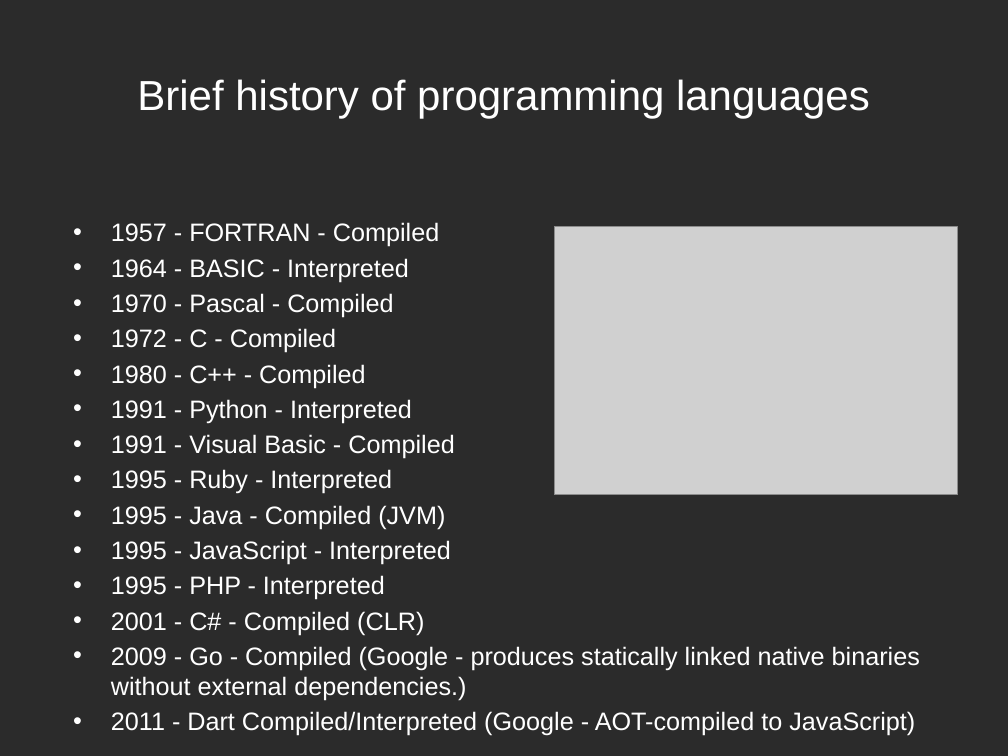
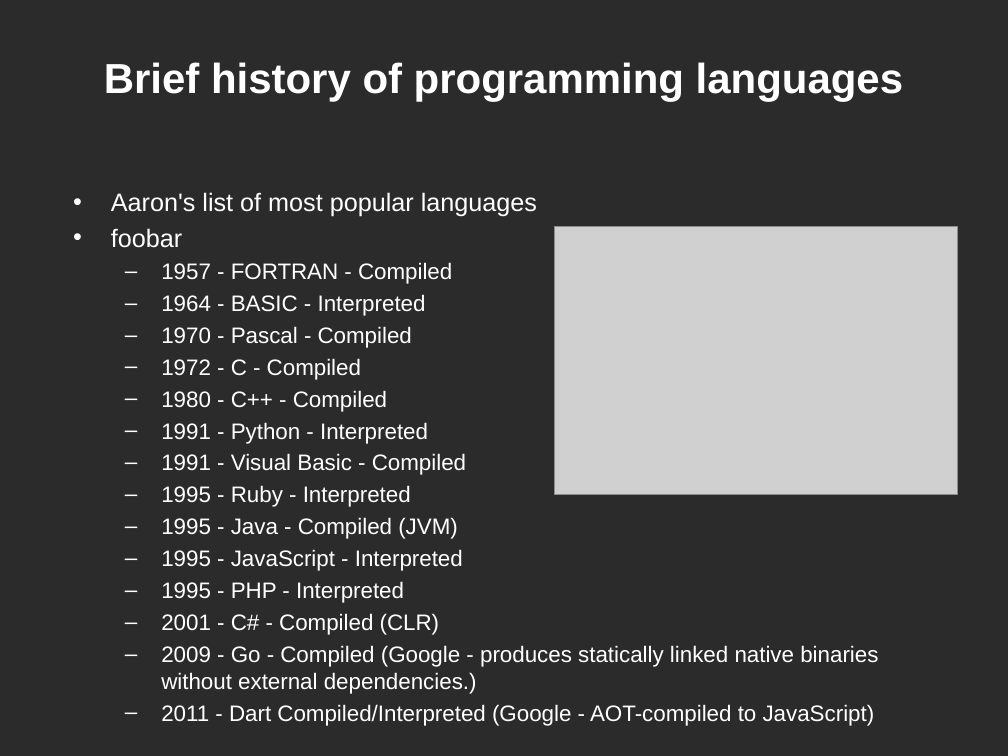
Before and after one commit to acjohnson/demystifying-code, a slide deck: slide 3 of simple-template-markup.pptx. Drawn at 1008x756 pixels with LibreOffice and Linux fonts; fonts in the diff are those of the drawing; grey boxes stand for pictures; background and template pictures are left out; a plain dark background stands for a picture behind light text. Boxes give left, top, right and bottom in pixels: in the first picture for what was removed or moved away, otherwise in the second. Text is boxed around its words. In the diff, an @@ line names an element or a change of style, - is before the commit and + after.

Commit message:
added optional slide_layout * updated template

```diff
--- a/simple-template-markup.pptx
+++ b/simple-template-markup.pptx
@@ title "Brief history of programming languages": place and size @@
-title "Brief history of programming languages" at (137,79,870,118)
+title "Brief history of programming languages" at (104,62,903,101)
@@ title "Brief history of programming languages" at (104,62,903,101): bold on @@
@@ text "Aaron's list of most popular ...": place and size @@
-text "Aaron's list of most popular ..." at (111,222,920,736)
+text "Aaron's list of most popular ..." at (111,192,878,726)
@@ text at (111,192,537,248): paragraphs added @@
+• Aaron's list of most popular languages
+• foobar
@@ text at (161,262,878,726): size 18 to 16 pt; bullet • to –; list level 1 to 2 in "1957 - FORTRAN - Compiled"; list level 1 to 2 in "1964 - BASIC - Interpreted"; list level 1 to 2 in "1970 - Pascal - Compiled"; list level 1 to 2 in "1972 - C - Compiled"; list level 1 to 2 in "1980 - C++ - Compiled"; list level 1 to 2 in "1991 - Python - Interpreted"; list level 1 to 2 in "1991 - Visual Basic - ..."; list level 1 to 2 in "1995 - Ruby - Interpreted"; list level 1 to 2 in "1995 - Java - Compiled ..."; list level 1 to 2 in "1995 - JavaScript - Interpreted"; list level 1 to 2 in "1995 - PHP - Interpreted"; list level 1 to 2 in "2001 - C# - Compiled ..."; list level 1 to 2 in "2009 - Go - Compiled ..."; list level 1 to 2 in "2011 - Dart Compiled/Interpreted (Google ..." @@
```
Also in this commit, not shown: 9 other slides changed, 2 other files.
